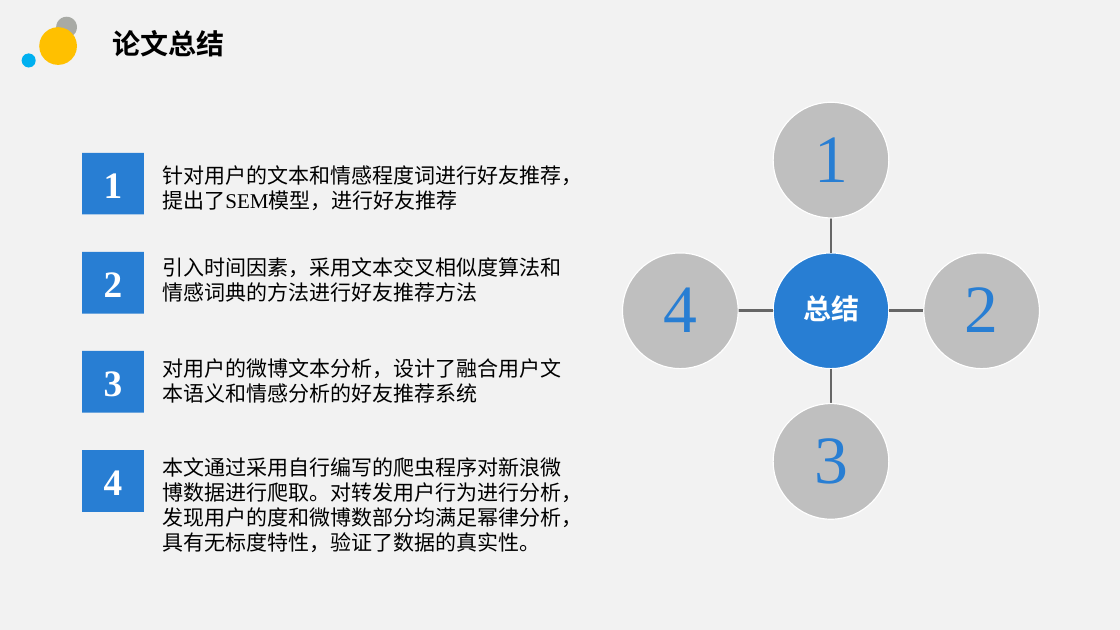
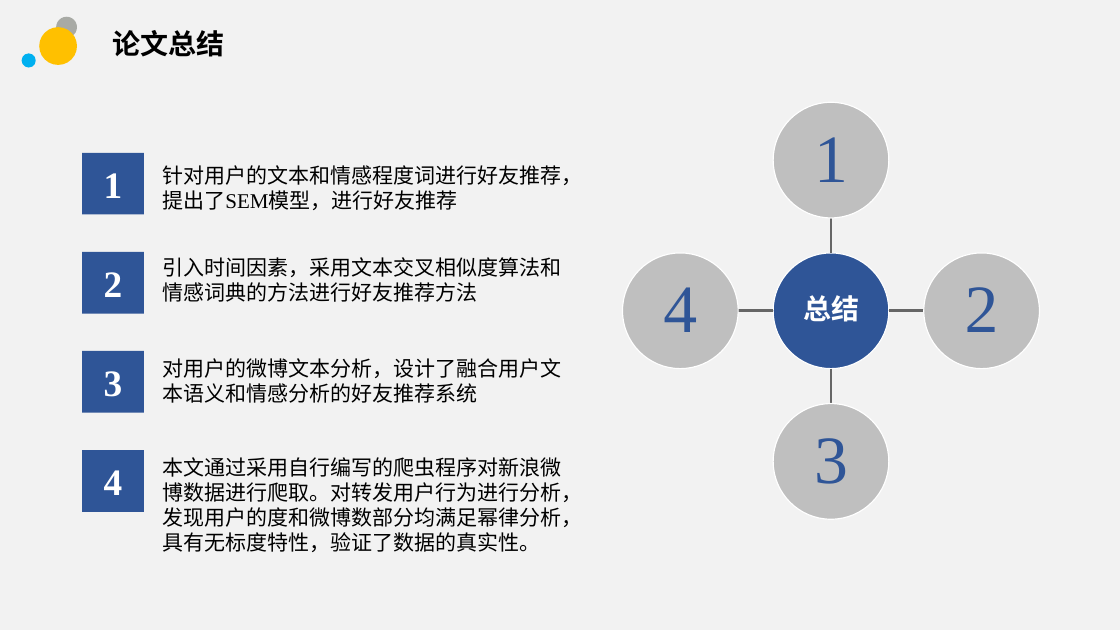
Before and after one commit to sunhongtao/Big_thesis, a slide deck: slide 23 of 毕业答辩/毕业答辩.pptx (slide 26 before the commit). Drawn at 1120x630 pixels with LibreOffice and Linux fonts; fonts in the diff are those of the drawing; background and template pictures are left out. Boxes give left, top, right and bottom in pixels: in the first picture for what was removed or moved away, otherwise in the second. Text is boxed around its words. In the diff, an @@ line names an element or a change of style, - is before the commit and + after.

```diff
--- a/毕业答辩/毕业答辩.pptx
+++ b/毕业答辩/毕业答辩.pptx
@@ text colour #287ED3 to #2F5597 in 4 elements at <box>773,103,889,218</box>, <box>924,253,1040,369</box>, <box>773,403,889,519</box>, <box>623,253,739,369</box> @@
@@ fill #287ED3 to #2F5597 in 5 elements at <box>82,153,145,215</box>, <box>82,252,145,314</box>, <box>82,351,145,413</box>, <box>773,253,889,369</box>, <box>82,450,145,513</box> @@
```
Also in this commit, not shown: 4 other slides changed, 13 slides added, 16 slides removed, 3 other files.
